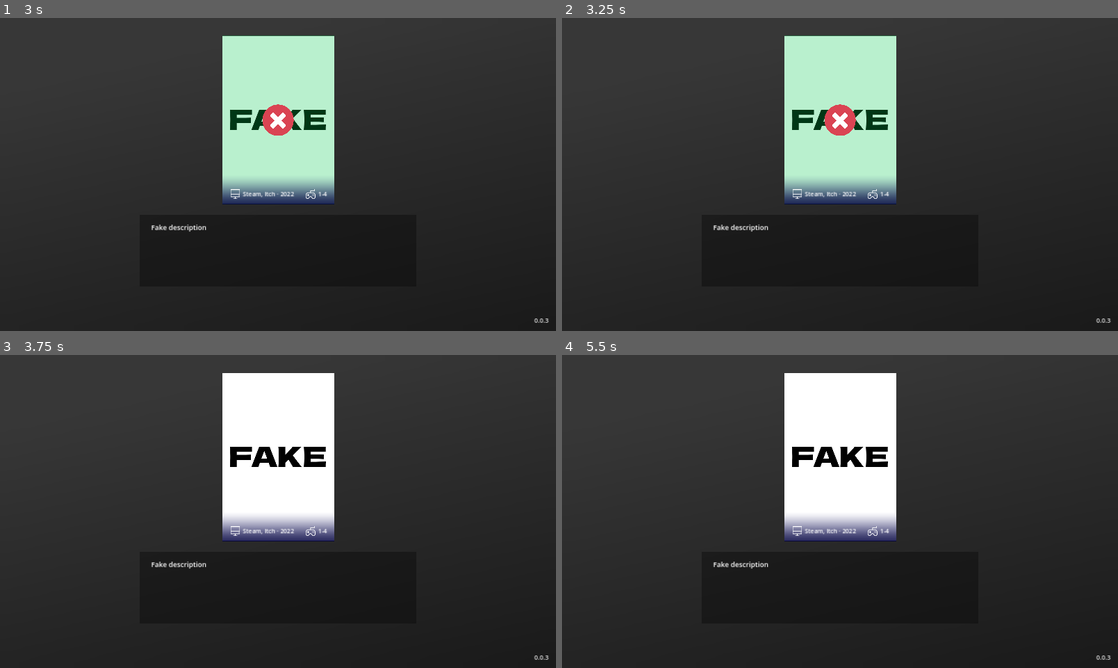
Above: before the commit, frames 1-4 (two rows, left to right).
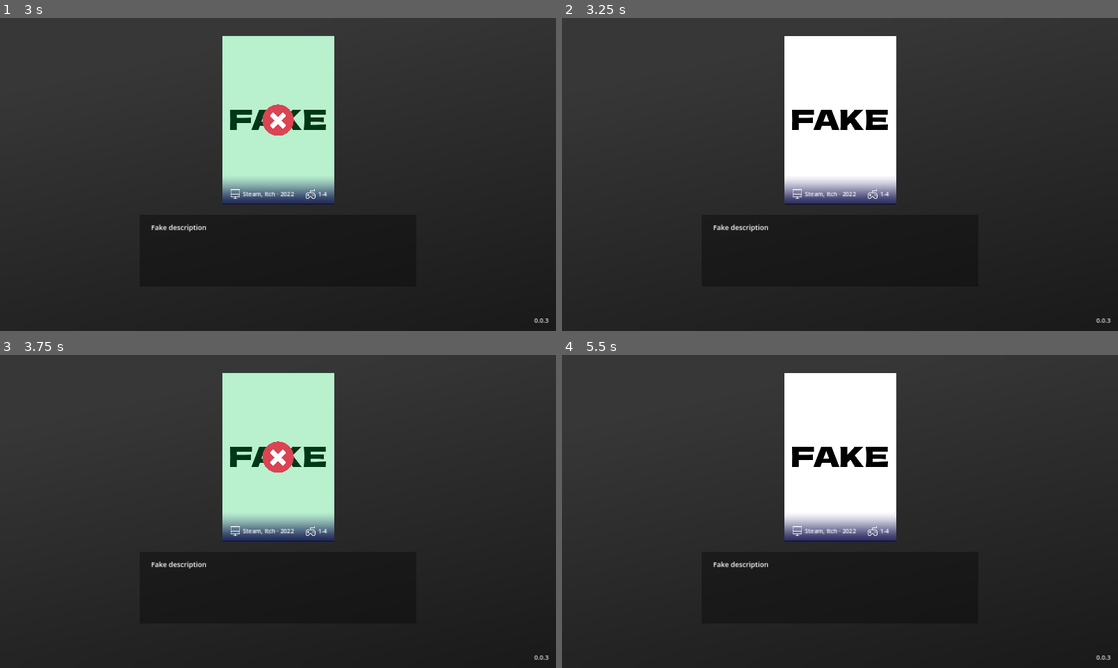
Above: after the commit, the same moments.

Repository: MrEliptik/game_launcher
Game: Godot game, scene res://scenes/app/app.tscn
Two runs of this game, one before a commit and one after it. Both use one fixed random seed, a clock stepped at 60 frames per second and the inputs below.
Inputs (mouse positions are in pixels of both pictures, inside the frame that each line leads up to):
- Up to frame 1 (3 s): move the mouse to (400, 158) at 0.52 s; hold Right (ui_right) 0.53-1.28 s; tap Enter at 1.25, 2.75 s; move the mouse to (166, 190) at 1.27 s; hold Left (ui_left) 1.28-2.03 s; tap Space at 2 s; move the mouse to (333, 105) at 2.02 s; hold Right (ui_right) from 2.03 s (still down); move the mouse to (250, 237) at 2.77 s
- Up to frame 2 (3.25 s): keep holding Right (ui_right)
- Up to frame 3 (3.75 s): tap Space at 3.5 s; move the mouse to (444, 558) at 3.52 s; release Right (ui_right) at 3.53 s; hold Left (ui_left) from 3.53 s (still down)
- Up to frame 4 (5.5 s): keep holding Left (ui_left); tap Enter at 4.25 s; move the mouse to (673, 464) at 4.27 s; tap Space at 5 s; move the mouse to (867, 511) at 5.02 s

Frame 1 is identical in both runs. In frame 2, 10% of the frame differs, in the area x 40-61%, y 5-58%; in frame 3, 10%; in frame 4, nothing differs.
Error in both runs: Invalid call. Nonexistent function 'has' in base 'Nil'. (res://shared/utils/update_checker.gd:29)

Commit message:
Add support for relaunching games after a crash

Diff:
--- a/scenes/app/scripts/app.gd
+++ b/scenes/app/scripts/app.gd
@@ -26,7 +26,17 @@
 
 var qr_generator: QrCode = null
 
+var relaunch_on_crash: bool = false:
+	set(value):
+		relaunch_on_crash = value
+		set_physics_process(value)
+
+var launched_game_name: String = ""
+
 func _ready() -> void:
+	# use physics process to watch for game crashes
+	set_physics_process(false)
+
 	add_child(update_checker)
 	update_checker.get_latest_version()
 	update_checker.release_parsed.connect(on_released_parsed)
@@ -199,6 +209,7 @@
 	dict["visible"] = config.get_value("SETTINGS", "visible")
 	dict["pinned"] = config.get_value("SETTINGS", "pinned")
 	dict["playable"] = config.get_value("SETTINGS", "playable", true)
+	dict["relaunch_on_crash"] = config.get_value("SETTINGS", "relaunch_on_crash", true)
 
 func launch_game(game_name: String) -> void:
 	if not games[game_name].has("executable"): return
@@ -211,10 +222,16 @@
 		pid_watching = OS.create_process(executable_path, [])
 	timer.start()
 
+	launched_game_name = game_name
+	if games[game_name].has("relaunch_on_crash") and games[game_name]["relaunch_on_crash"]:
+		relaunch_on_crash = true
+
 func stop_game(pid: int) -> void:
 	if pid < 0: return
 	games_container.can_move = true
 	OS.kill(pid)
+	relaunch_on_crash = false
+	launched_game_name = ""
 
 func on_timer_timeout() -> void:
 	if OS.is_process_running(pid_watching):
@@ -282,3 +299,16 @@
 	else:
 		version_btn.text = "You have the latest version: " + release["version"]
 	version_btn.uri = release["url"]
+
+# use physics process to watch for game crashes
+func _physics_process(_delta: float) -> void:
+	# windows was closed or alt f4
+	if OS.get_process_exit_code(pid_watching) == 0:
+		pid_watching = -1
+		launched_game_name = ""
+		relaunch_on_crash = false
+		return
+
+	# crash / taskmanager
+	if OS.get_process_exit_code(pid_watching) > 0:
+		launch_game(launched_game_name)
Not shown, changed: games/config_template.ini
